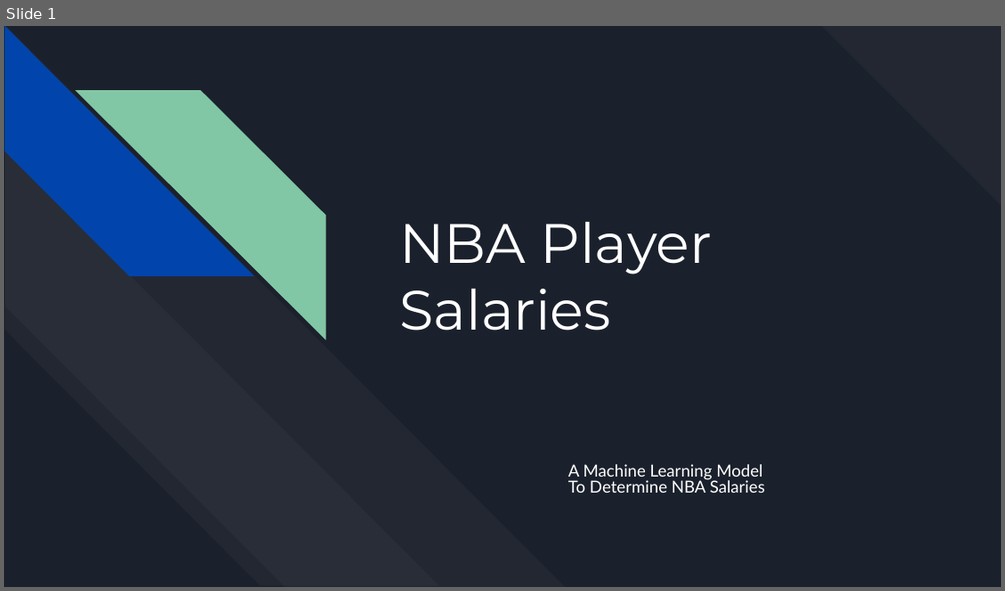
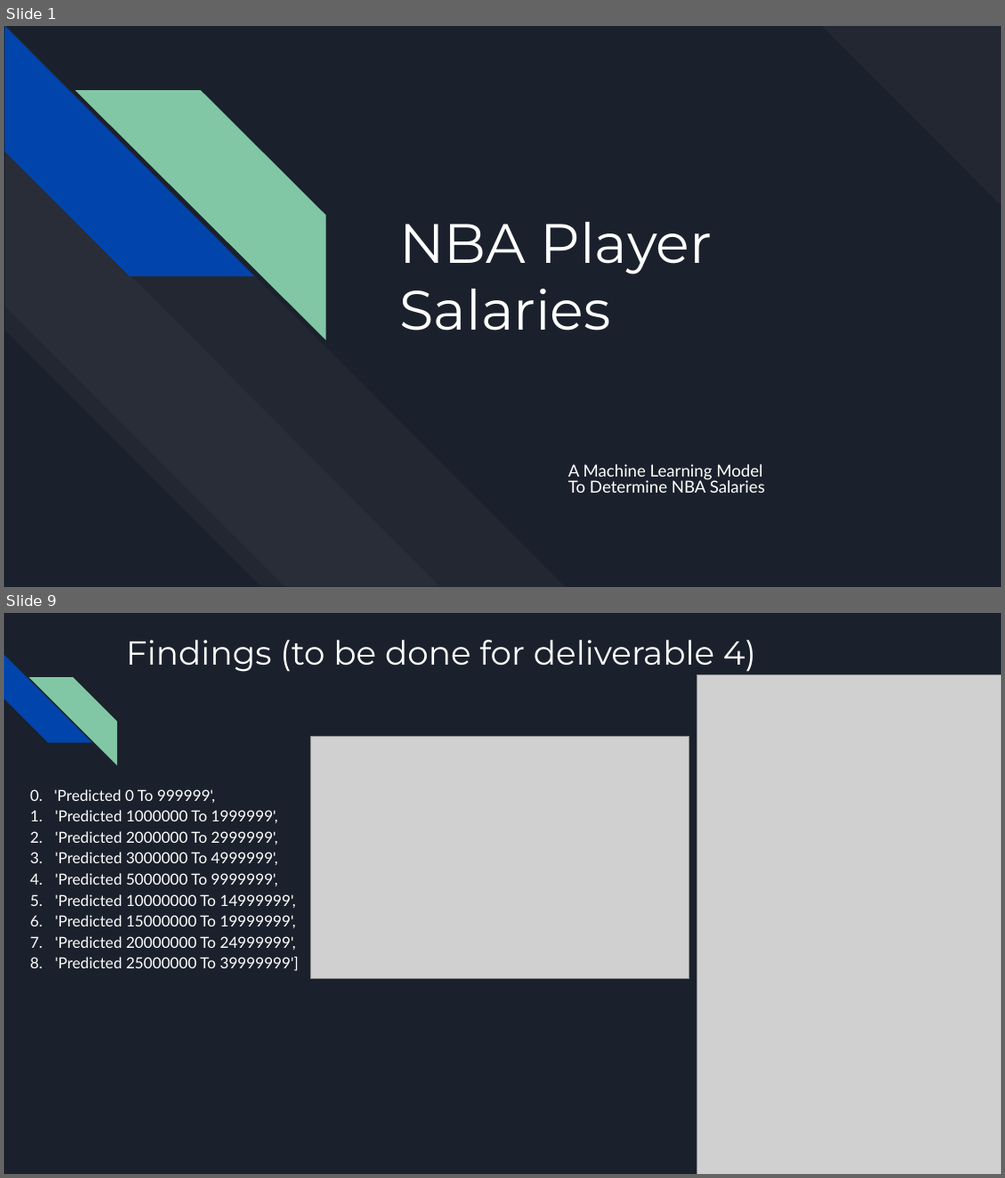
Before and after one commit to nickferrar/NBA_Salaries, a slide deck: Presentation/nba_player_salaries.pptx. Shown one above the other, each under a label of ours: slide 1 before the commit, slides 1 and 9 after it; the slides between them are not shown. The pictures are 1005x591 and 1005x1178 pixels, drawn with LibreOffice and Linux fonts; fonts in the diff are those of the drawing; grey boxes stand for pictures. Boxes give left, top, right and bottom in pixels: in the first picture for what was removed or moved away, otherwise in the second. Text is boxed around its words. In the diff, an @@ line names an element or a change of style, - is before the commit and + after.

```diff
--- a/Presentation/nba_player_salaries.pptx
+++ b/Presentation/nba_player_salaries.pptx
@@ slide 9 added at (4,613,1001,1174), background #1B212C @@
@@ diag stripe added at (4,655,92,743), fill #0145AC @@
@@ title added at (126,640,756,672), 24 pt, text #FFFFFF @@
+Findings (to be done for deliverable 4)
@@ diag stripe added at (29,677,117,764), fill #82C7A5 @@
@@ picture added at (696,674,1001,1174) @@
@@ picture added at (311,737,688,979) @@
@@ text added at (30,789,299,971), 11 pt, text #FFFFFF @@
+  0. 'Predicted 0 To 999999',
+  1. 'Predicted 1000000 To 1999999',
+  2. 'Predicted 2000000 To 2999999',
+  3. 'Predicted 3000000 To 4999999',
+  4. 'Predicted 5000000 To 9999999',
+  5. 'Predicted 10000000 To 14999999',
+  6. 'Predicted 15000000 To 19999999',
+  7. 'Predicted 20000000 To 24999999',
+  8. 'Predicted 25000000 To 39999999']
```
Also in this commit, not shown: 6 slides changed, 1 other slide added, 1 slide removed, 1 other file.
